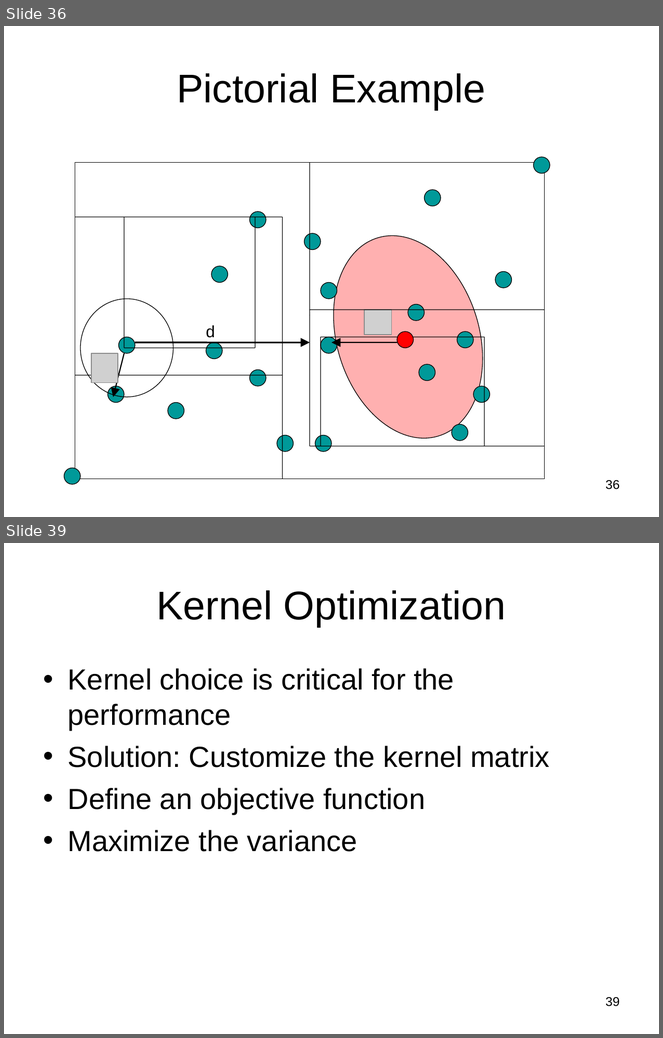
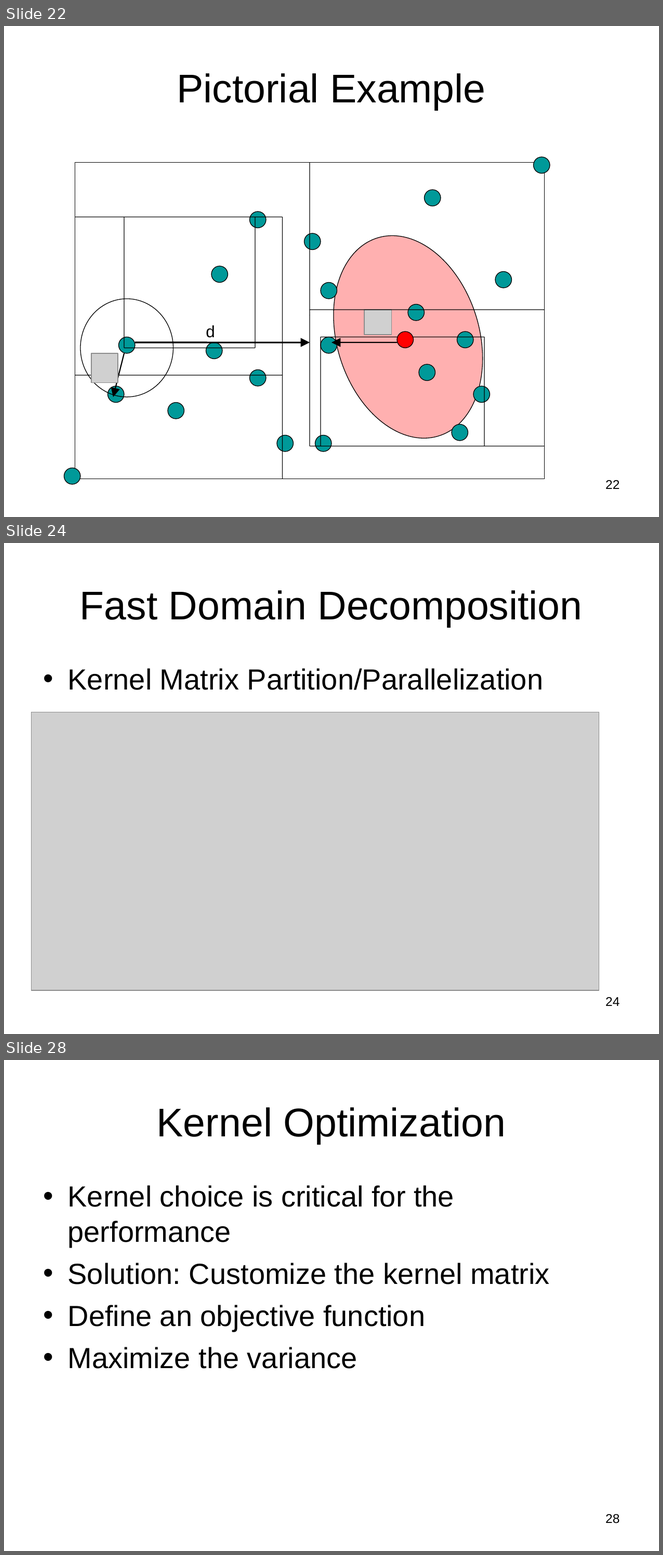
Before and after one commit to subailong/mlpack, a slide deck: fastlib/u/nvasil/docs/proposal/proposal.ppt. Shown one above the other, each under a label of ours: slides 36 and 39 before the commit, slides 22, 24 and 28 after it; the slides between them are not shown. The pictures are 663x1038 and 663x1555 pixels, drawn with LibreOffice and Linux fonts; fonts in the diff are those of the drawing; grey boxes stand for pictures. Boxes give left, top, right and bottom in pixels: in the first picture for what was removed or moved away, otherwise in the second. Text is boxed around its words. In the diff, an @@ line names an element or a change of style, - is before the commit and + after.

```diff
--- a/fastlib/u/nvasil/docs/proposal/proposal.ppt
+++ b/fastlib/u/nvasil/docs/proposal/proposal.ppt
@@ slide 24 added at (4,543,659,1034), background #FFFFFF @@
@@ title added at (80,590,582,627), 44 pt, text #000000 @@
+Fast Domain Decomposition
@@ text added at (68,668,543,690), 32 pt, text #000000 @@
+• Kernel Matrix Partition/Parallelization
@@ picture added at (32,712,599,991) @@
@@ page number added at (606,997,620,1006), 14 pt, text #000000 @@
+24
@@ what was slide 36 is now slide 22 @@
@@ page number at (606,480,620,489): text changed @@
-36
+22
@@ what was slide 39 is now slide 28 @@
@@ page number at (606,1514,620,1524): text changed @@
-39
+28
```
Also in this commit, not shown: 23 slides changed, 10 other slides added, 9 slides removed.
